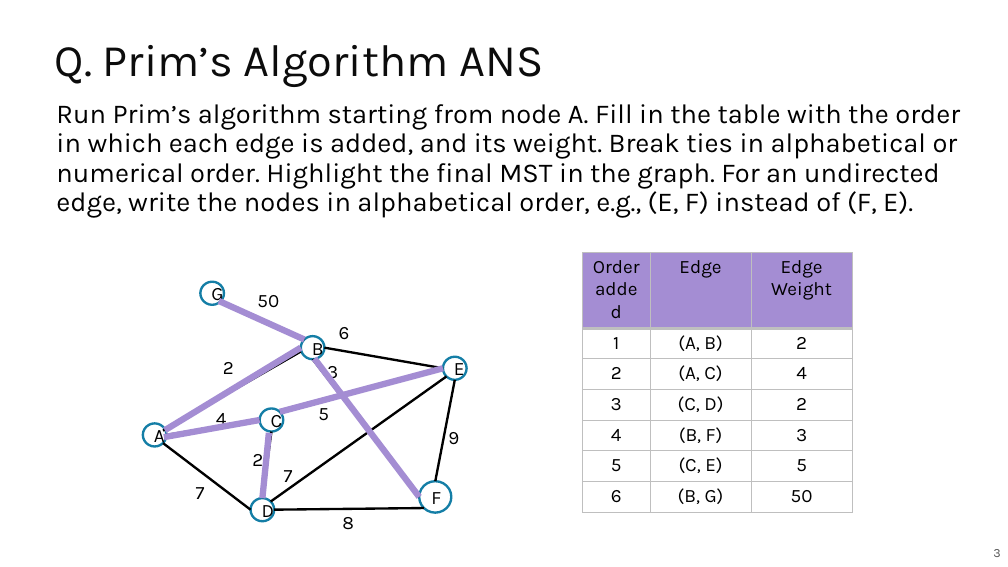
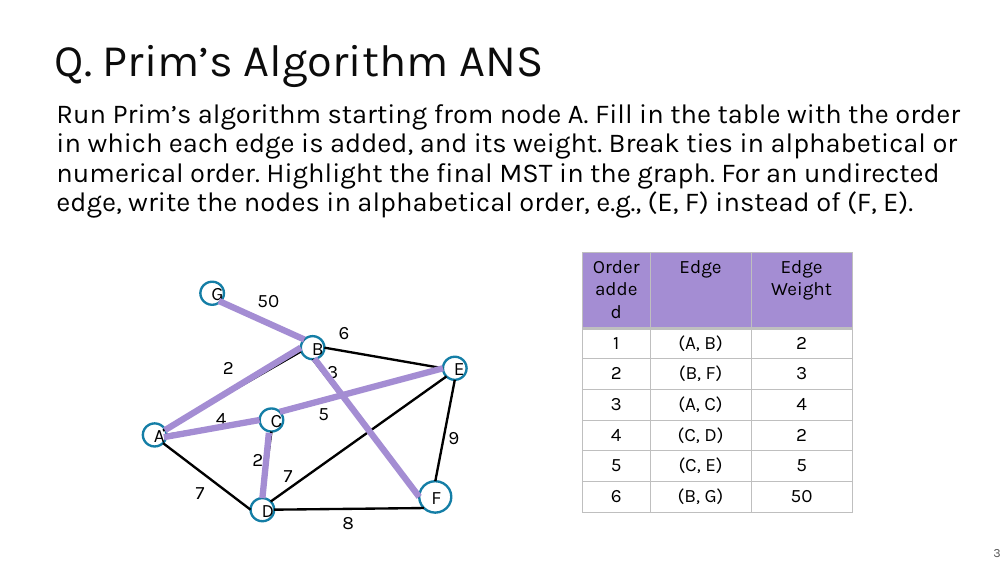
Before and after one commit to guhofstra/CSC111Fa25, a slide deck: slide 3 of PPTs/Lecture 14 Exercises ANS.pptx. Drawn at 1008x567 pixels with LibreOffice and Linux fonts; fonts in the diff are those of the drawing. Boxes give left, top, right and bottom in pixels: in the first picture for what was removed or moved away, otherwise in the second. Text is boxed around its words. In the diff, an @@ line names an element or a change of style, - is before the commit and + after.

```diff
--- a/PPTs/Lecture 14 Exercises ANS.pptx
+++ b/PPTs/Lecture 14 Exercises ANS.pptx
@@ table at <box>582,253,852,508</box> @@
-row 3, column 2: (A, C)
+row 3, column 2: (B, F)
-row 3, column 3: 4
+row 3, column 3: 3
-row 4, column 2: (C, D)
+row 4, column 2: (A, C)
-row 4, column 3: 2
+row 4, column 3: 4
-row 5, column 2: (B, F)
+row 5, column 2: (C, D)
-row 5, column 3: 3
+row 5, column 3: 2
```
Also in this commit, not shown: 3 other files.
